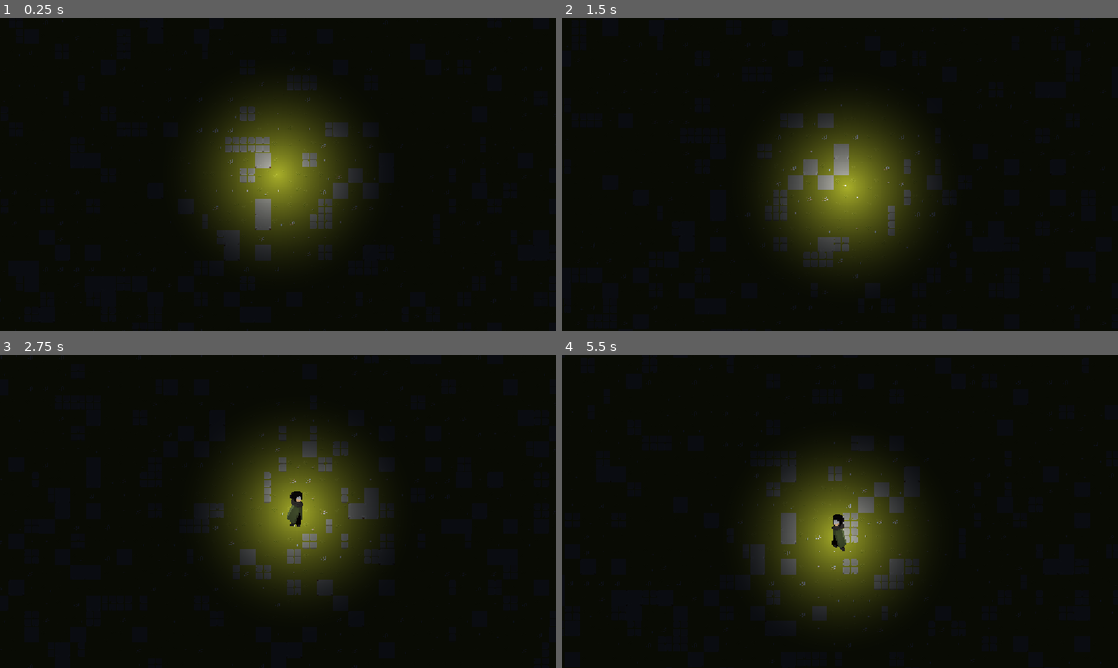
Above: before the commit, frames 1-4 (two rows, left to right).
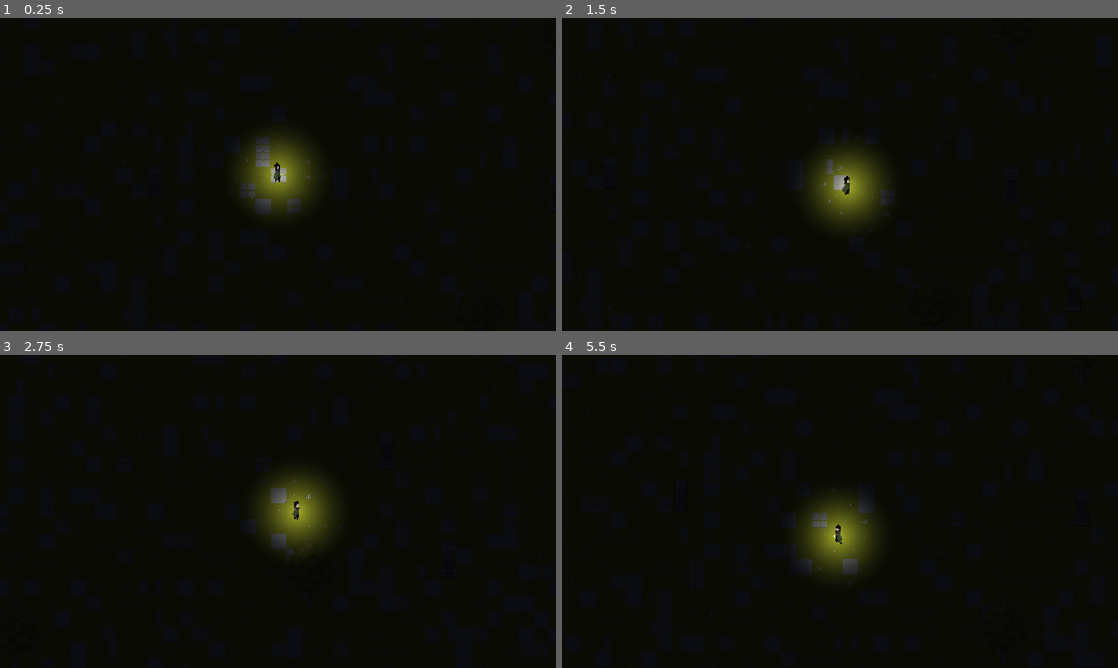
Above: after the commit, the same moments.

Repository: Merchant-Of-Life/Harness-Of-The-Night
Game: Godot game, scene res://scenes/main.tscn
The game is run twice, just before and just after one commit, with the same random seed, the same clock (stepped at 60 frames per second) and the same inputs.
Inputs (mouse positions are in pixels of both pictures, inside the frame that each line leads up to):
- Up to frame 1 (0.25 s): no input
- Up to frame 2 (1.5 s): tap Enter at 0.5 s; move the mouse to (962, 158) at 0.52 s; hold D (move_right) 0.53-1.28 s; tap Space (dash) at 0.6 s; click (962, 158) at 0.67 s; move the mouse to (728, 190) at 1.27 s; hold S (move_down) from 1.28 s (still down); tap Alt at 1.35 s
- Up to frame 3 (2.75 s): move the mouse to (333, 442) at 2.02 s; release S (move_down) at 2.03 s; hold D (move_right) from 2.03 s (still down); tap Shift at 2.1 s
- Up to frame 4 (5.5 s): move the mouse to (812, 574) at 2.77 s; release D (move_right) at 2.78 s; hold W (move_up) 2.78-3.53 s; tap one key every 0.75 s from 2.85 s: Space (dash) Alt Shift Space (dash); click (812, 574) at 2.92 s; move the mouse to (1006, 558) at 3.52 s; hold A (move_left) 3.53-5.03 s; move the mouse to (673, 464) at 4.27 s; move the mouse to (867, 511) at 5.02 s; hold S (move_down) from 5.03 s (still down); click (867, 511) at 5.17 s

The runs differ from the first frame. In frame 1, 11% of the frame differs, in the area x 33-68%, y 16-81%; in frame 2, 11%; in frame 3, 11%; in frame 4, 11%, in the area x 31-67%, y 28-89%.

Commit message:
i have smallen the player and make the trees and props have more spacing so that the player and mobs don't get stuck in them

Diff:
--- a/scenes/main.gd
+++ b/scenes/main.gd
@@ -4,7 +4,9 @@
 @onready var props_layer = $PropsLayer
 
 var arena_radius = 60
+var floor_radius = 80
 var safe_spawn_radius = 8
+var min_obstacle_spacing = 8
 
 var GRASS_SOURCE_ID = 0
 var STONE_SOURCE_ID = 1
@@ -36,7 +38,7 @@
 var tree_tiles = [
 	Vector2i(0, 0),
 	Vector2i(5, 0),
-	Vector2i(9, 0)
+	Vector2i(10, 0)
 ]
 
 var prop_tiles = [
@@ -45,9 +47,12 @@
 	Vector2i(7, 5),
 	Vector2i(7, 7),
 	Vector2i(7, 9),
+	Vector2i(9, 5),
 	Vector2i(11, 5),
 	Vector2i(13, 6)
 ]
+
+var placed_obstacles = []
 
 func _ready():
 	generate_arena()
@@ -55,9 +60,10 @@
 func generate_arena():
 	ground_layer.clear()
 	props_layer.clear()
+	placed_obstacles.clear()
 
-	for tile_x in range(-arena_radius, arena_radius + 1):
-		for tile_y in range (-arena_radius, arena_radius +1):
+	for tile_x in range(-floor_radius, floor_radius + 1):
+		for tile_y in range (-floor_radius, floor_radius + 1):
 			var cell_pos = Vector2i(tile_x, tile_y)
 
 			var ground_roll = randf()
@@ -67,6 +73,10 @@
 				ground_layer.set_cell(cell_pos, GRASS_SOURCE_ID, cobble_tiles.pick_random())
 			else:
 				ground_layer.set_cell(cell_pos, GRASS_SOURCE_ID, grass_tiles.pick_random())
+
+			if abs(tile_x) > arena_radius or abs(tile_y) > arena_radius:
+				continue
+
 			if abs(tile_x) == arena_radius or abs(tile_y) == arena_radius:
 				props_layer.set_cell(cell_pos, PROPS_SOURCE_ID, Vector2i(11, 5))
 				continue
@@ -76,7 +86,15 @@
 				continue
 
 			var obstacle_roll = randf()
-			if obstacle_roll <0.02:
-				props_layer.set_cell(cell_pos, PLANT_SOURCE_ID, tree_tiles.pick_random())
-			elif obstacle_roll <0.045:
-				props_layer.set_cell(cell_pos, PROPS_SOURCE_ID, prop_tiles.pick_random())
+			if obstacle_roll <0.035 and is_space_clear(cell_pos):
+				if obstacle_roll < 0.015:
+					props_layer.set_cell(cell_pos, PLANT_SOURCE_ID, tree_tiles.pick_random())
+				else:
+					props_layer.set_cell(cell_pos, PROPS_SOURCE_ID, prop_tiles.pick_random())
+				placed_obstacles.append(cell_pos)
+
+func is_space_clear(pos):
+	for other_pos in placed_obstacles:
+		if Vector2(pos).distance_to(Vector2(other_pos)) < min_obstacle_spacing:
+			return false
+	return true
--- a/scenes/main.tscn
+++ b/scenes/main.tscn
@@ -247,9 +247,6 @@
 5:0/size_in_atlas = Vector2i(3, 5)
 5:0/0 = 0
 5:0/0/physics_layer_0/polygon_0/points = PackedVector2Array(-2.5171623, 72.49427, 1.5102997, 72.49427, 4.363083, 69.305 …(437 unchanged characters)…
-9:1/size_in_atlas = Vector2i(3, 4)
-9:1/0 = 0
-9:1/0/physics_layer_0/polygon_0/points = PackedVector2Array(-1.6244087, 16, -5.6854324, 18.071548, -5.583908, 20.711212, -4.873226, 21.320366, -4.467125, 25.076809, -3.5533943, 25.99054, -3.3503456, 47.3109, -4.3656006, 48.224632, -4.5686493, 52.691757, -3.45187, 53.402435, -2.5381393, 54.41769, 2.741188, 54.316166, 4.1625443, 52.285656, 4.6701736, 43.55446, 3.6549149, 42.1331, 3.5533905, 24.975285, 4.467125, 23.350876, 4.2640686, 20.914263, 5.3808517, 19.797482, 5.2793274, 16.954765, 2.5381393, 16, 1.5228806, 17.360868, -0.60915375, 17.665445)
 1:6/0 = 0
 3:6/0 = 0
 5:6/0 = 0
@@ -271,6 +268,9 @@
 0:0/size_in_atlas = Vector2i(5, 5)
 0:0/0 = 0
 0:0/0/physics_layer_0/polygon_0/points = PackedVector2Array(-2.3493538, 72.78794, 1.5942001, 72.70404, 4.5308914, 69.51 …(195 unchanged characters)…
+9:1/size_in_atlas = Vector2i(3, 4)
+9:1/0 = 0
+9:1/0/physics_layer_0/polygon_0/points = PackedVector2Array(-1.6244087, 16, -5.6854324, 18.071548, -5.583908, 20.711212, -4.873226, 21.320366, -4.467125, 25.076809, -3.5533943, 25.99054, -3.3503456, 47.3109, -4.3656006, 48.224632, -4.5686493, 52.691757, -3.45187, 53.402435, -2.5381393, 54.41769, 2.741188, 54.316166, 4.1625443, 52.285656, 4.6701736, 43.55446, 3.6549149, 42.1331, 3.5533905, 24.975285, 4.467125, 23.350876, 4.2640686, 20.914263, 5.3808517, 19.797482, 5.2793274, 16.954765, 2.5381393, 16, 1.5228806, 17.360868, -0.60915375, 17.665445)
 
 [sub_resource type="TileSet" id="TileSet_yj5yf"]
 tile_size = Vector2i(32, 32)
@@ -280,20 +280,17 @@
 sources/0 = SubResource("TileSetAtlasSource_85g3d")
 sources/3 = SubResource("TileSetAtlasSource_eb6dy")
 
-[sub_resource type="TileSet" id="TileSet_neqau"]
-tile_size = Vector2i(32, 32)
-physics_layer_0/collision_layer = 1
-
 [node name="Main" type="Node2D" unique_id=90666308]
 y_sort_enabled = true
 script = ExtResource("1_tefeu")
 
 [node name="GroundLayer" type="TileMapLayer" parent="." unique_id=1648696765]
+z_index = -1
 tile_set = SubResource("TileSet_yj5yf")
 
 [node name="PropsLayer" type="TileMapLayer" parent="." unique_id=2122518341]
 y_sort_enabled = true
-tile_set = SubResource("TileSet_neqau")
+tile_set = SubResource("TileSet_yj5yf")
 
 [node name="CanvasModulate" type="CanvasModulate" parent="." unique_id=1855780211]
 color = Color(0.078431375, 0.09411765, 0.14117648, 1)
--- a/scenes/player.tscn
+++ b/scenes/player.tscn
@@ -309,6 +309,7 @@
 fill_to = Vector2(0.5, 0)
 
 [node name="Player" type="CharacterBody2D" unique_id=629741390]
+scale = Vector2(0.5, 0.5)
 motion_mode = 1
 script = ExtResource("1_g2els")
 
